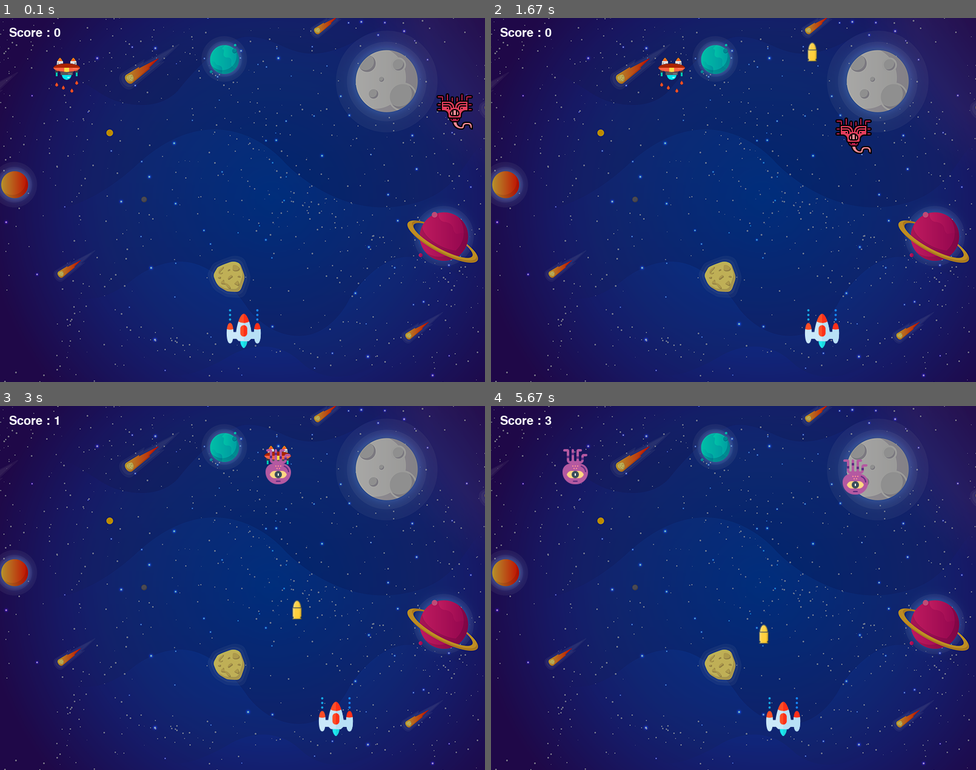
Above: before the commit, frames 1-4 (two rows, left to right).
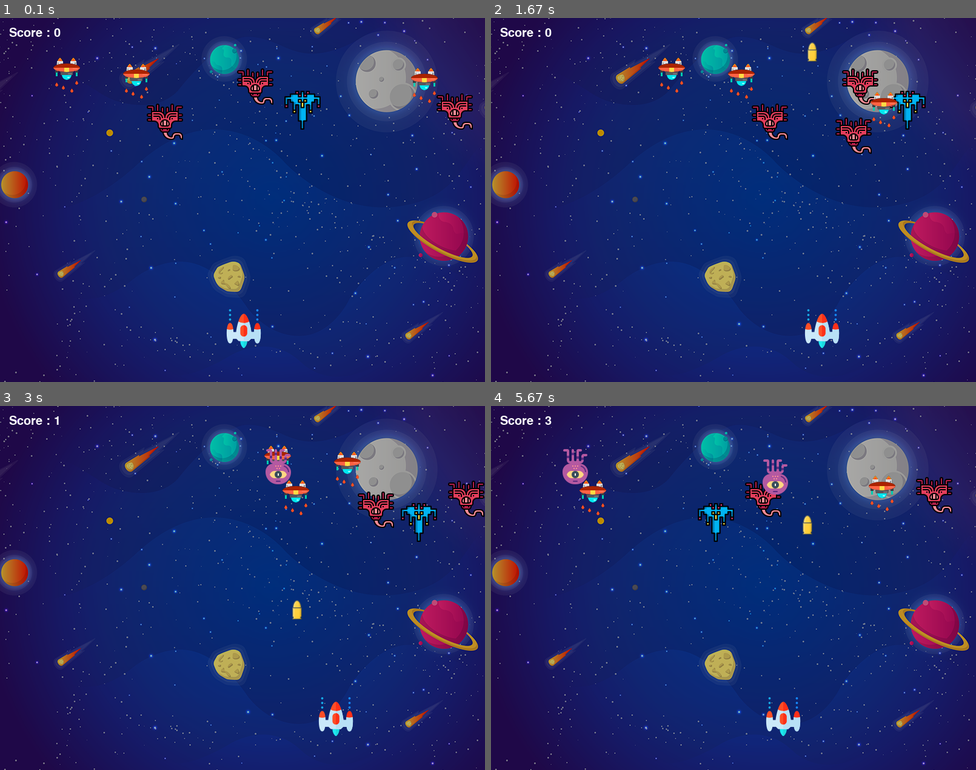
Above: after the commit, the same moments.

Repository: Rianone/Space-Invader-Game-With-Python-and-Pygame
Game: pygame game, started from main.py
The game is run twice, just before and just after one commit, with the same random seed, the same clock (stepped at 60 frames per second) and the same inputs.
Inputs:
- Up to frame 1 (0.1 s): no input
- Up to frame 2 (1.67 s): hold Right 0.33-0.8 s; hold Right 0.83-1.3 s; tap Space at 0.9, 1.2, 1.4 s; hold Left from 1.33 s (still down)
- Up to frame 3 (3 s): tap Space at 1.7, 1.97, 2.27, 2.4, 2.7 s; release Left at 1.87 s; hold Left 1.9-2.3 s; hold Right 2.33-2.97 s
- Up to frame 4 (5.67 s): hold Left 3-3.47 s; tap Space at 3.07, 3.37, 3.57, 3.87, 4.07, 4.37, 4.57, 4.87, 5.13, 5.43, 5.57 s; hold Right 3.5-3.97 s; hold Right 4-4.47 s; hold Left 4.5-5.03 s; hold Left 5.07-5.47 s; hold Right from 5.5 s (still down)

The runs differ from the first frame. In frame 1, 1.7% of the frame differs, in the area x 25-91%, y 12-34%; in frame 2, 1.7%; in frame 3, 1.7%; in frame 4, 2.5%, in the area x 18-96%, y 14-66%.

Commit message:
Added best score and difficulty level

Diff:
--- a/main.py
+++ b/main.py
@@ -97,15 +97,32 @@
 
 # Game over text function
 def game_over_text():
+    global best_score
+    # try:
+    file = open('./score.txt', 'r')
+    best_score = file.read()
+    file.close()
+    # except:
+    #     file = open("score", "w")
+    #     file.write("Best Score : "+ str(score_value))
+    #     best_score = "Best Score : " + str(score_value)
+
+
     end_text = end_font.render("GAME OVER", True, (255, 255, 255))
     score = font.render("Total score : " + str(score_value), True, (255, 255, 255))
+    best_score_text = font.render(best_score, True, (255, 255, 255))
+
     screen.blit(end_text, (210, 200))
-    screen.blit(score, (320, 300))
+    screen.blit(score, (330, 300))
+    screen.blit(best_score_text, (330, 350))
 
 # Game loop
 while running:
     # Screen fill, rgb values
     screen.fill((0, 0, 0))
+
+    # Actual time
+    act_time = pygame.time.get_ticks()
 
     # BG image
     screen.blit(background, (0, 0))
@@ -186,6 +203,18 @@
         fire_bullet(bulletX, bulletY)
         bulletY -= bulletY_change
 
+    # Add difficulty
+    if (act_time % 6000) == 0:
+        print("hello")
+        new_enemy_number = num_of_enemies + 2
+        for num_of_enemies in range(new_enemy_number):
+            enemyImg.append(pygame.image.load(
+                "alien" + str(random.randint(1, 4)) + ".png"))
+            enemyX.append(random.randint(0, 735))
+            enemyY.append(random.randint(50, 150))
+            enemyX_change.append(2)
+            enemyY_change.append(40)
+
     # Adding player
     player(playerX, playerY)
 
Not shown, added: score
